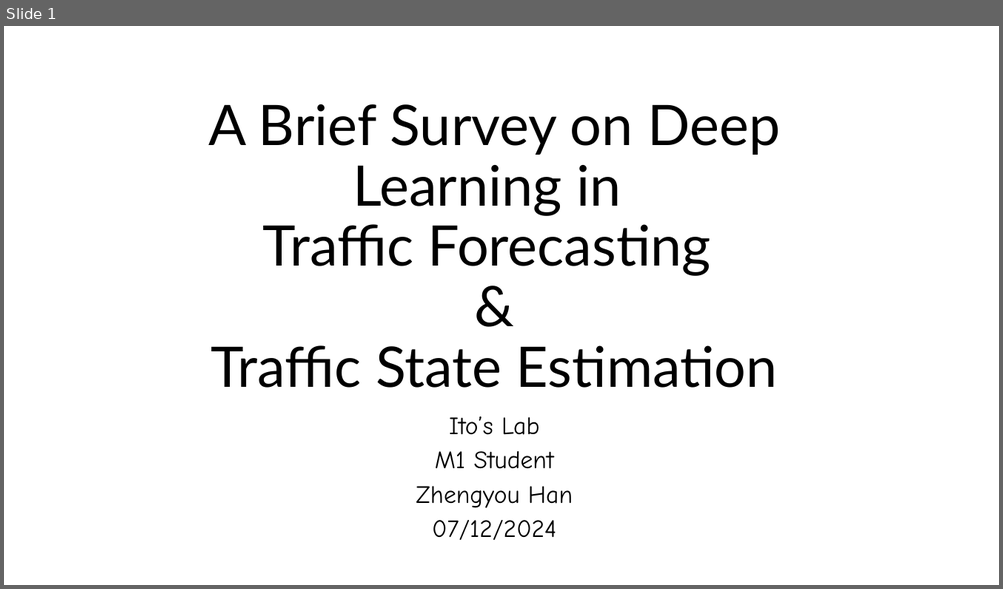
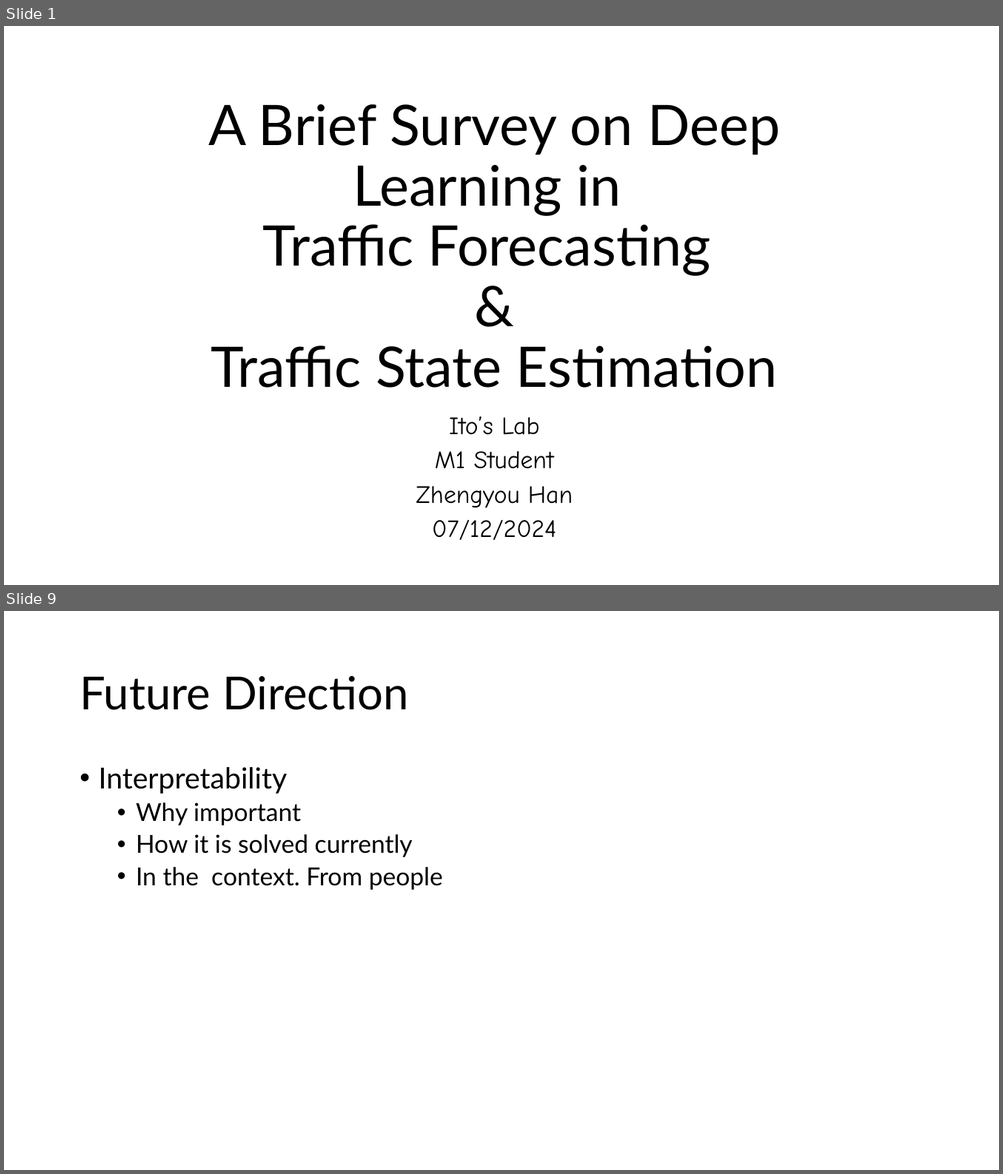
Before and after one commit to zhengyouhan/TransInfos24, a slide deck: Rinko_Drafts/A Brief Survey on Deep Learning in.pptx. Shown one above the other, each under a label of ours: slide 1 before the commit, slides 1 and 9 after it; the slides between them are not shown. The pictures are 1003x589 and 1003x1174 pixels, drawn with LibreOffice and Linux fonts; fonts in the diff are those of the drawing. Boxes give left, top, right and bottom in pixels: in the first picture for what was removed or moved away, otherwise in the second. Text is boxed around its words. In the diff, an @@ line names an element or a change of style, - is before the commit and + after.

```diff
--- a/Rinko_Drafts/A Brief Survey on Deep Learning in.pptx
+++ b/Rinko_Drafts/A Brief Survey on Deep Learning in.pptx
@@ slide 9 added at (4, 611, 999, 1170), background #FFFFFF @@
@@ title added at (79, 676, 408, 710), 44 pt, text #000000 @@
+Future Direction
@@ text added at (99, 767, 443, 890), 24 pt, text #000000 @@
+• Interpretability
+  • Why important
+  • How it is solved currently
+  • In the context. From people
```
Also in this commit, not shown: 3 slides changed, 6 other slides added, 2 slides removed, 1 other file.
